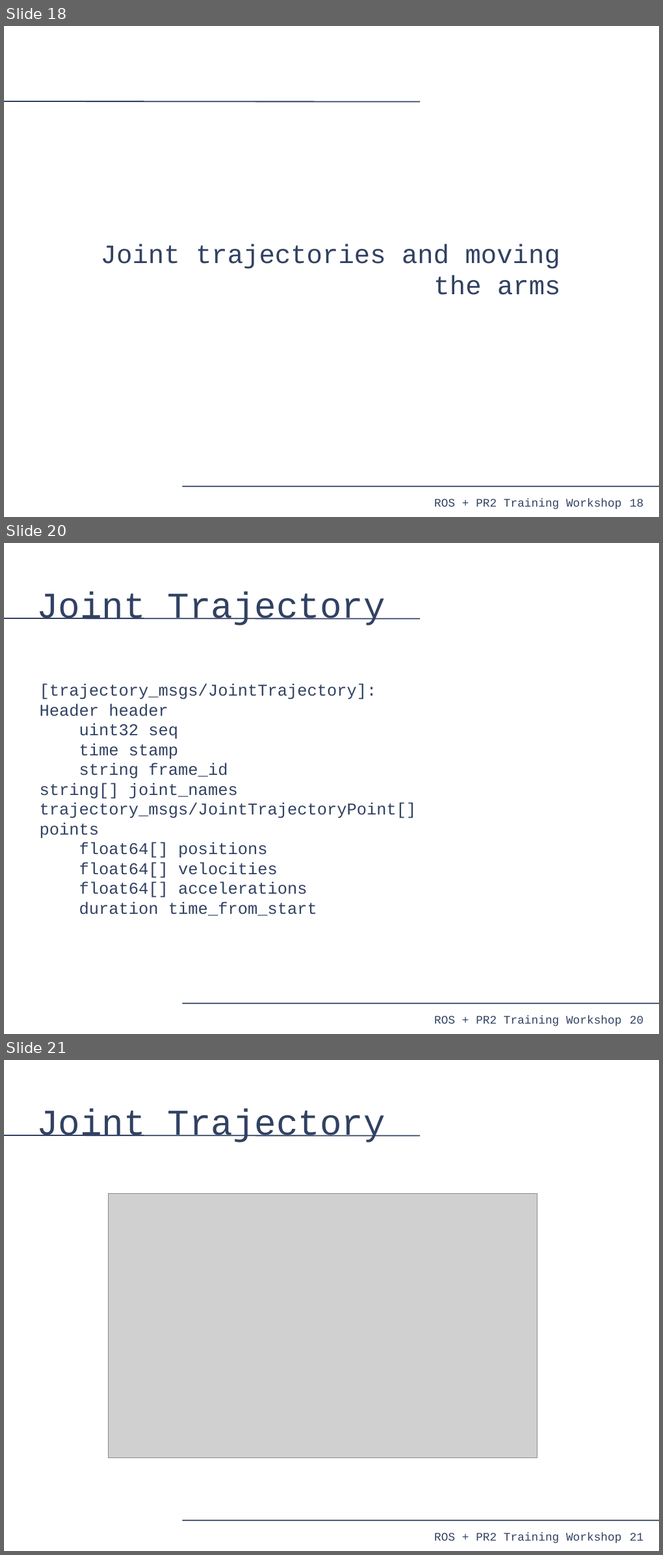
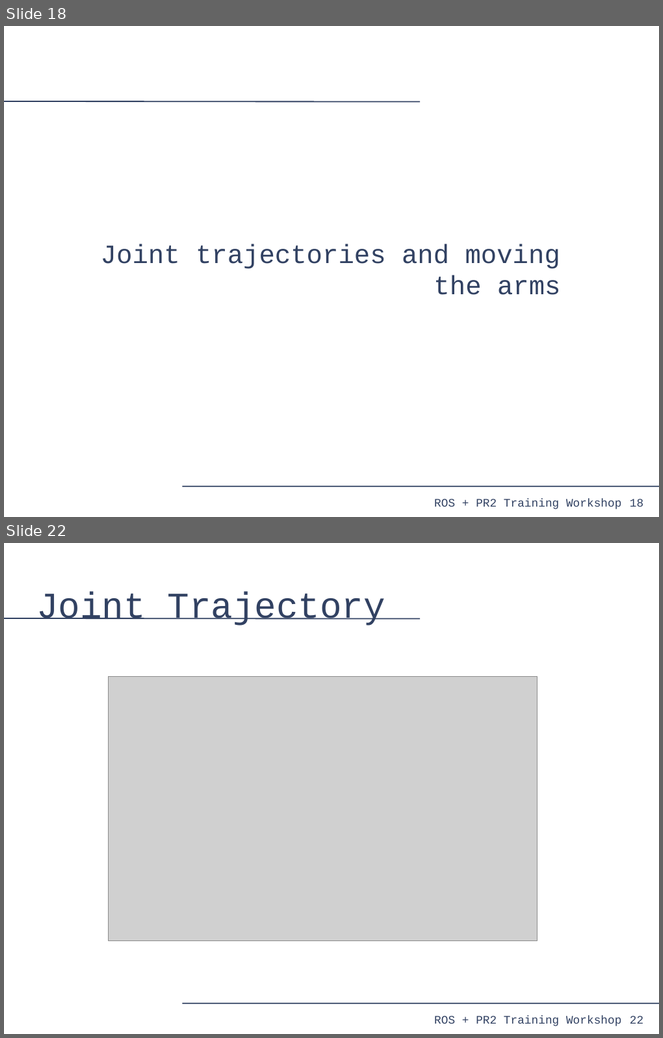
Before and after one commit to PR2/pr2_docs, a slide deck: pr2_training_workshop/moving_mechanism/slides.odp. Shown one above the other, each under a label of ours: slides 18, 20 and 21 before the commit, slides 18 and 22 after it; the slides between them are not shown. The pictures are 663x1555 and 663x1038 pixels, drawn with LibreOffice and Linux fonts; fonts in the diff are those of the drawing; grey boxes stand for pictures. Boxes give left, top, right and bottom in pixels: in the first picture for what was removed or moved away, otherwise in the second. Text is boxed around its words. In the diff, an @@ line names an element or a change of style, - is before the commit and + after.

Commit message:
Demonstration-based through joint trajectories

```diff
--- a/pr2_training_workshop/moving_mechanism/slides.odp
+++ b/pr2_training_workshop/moving_mechanism/slides.odp
@@ slide 20 removed at [4,543,659,1034], background #FFFFFF; not listed: 4 template elements that a slide beside it also shows @@
@@ title removed at [36,592,386,626] @@
-Joint Trajectory
@@ text removed at [40,684,417,916] @@
-[trajectory_msgs/JointTrajectory]:
-Header header
-uint32 seq
-time stamp
-string frame_id
-string[] joint_names
-trajectory_msgs/JointTrajectoryPoint[] points
-float64[] positions
-float64[] velocities
-float64[] accelerations
-duration time_from_start
@@ what was slide 21 is now slide 22 @@
@@ page number at [630,1016,644,1024]: text changed @@
-21
+22
```
Also in this commit, not shown: 4 slides added, 1 other slide removed.
